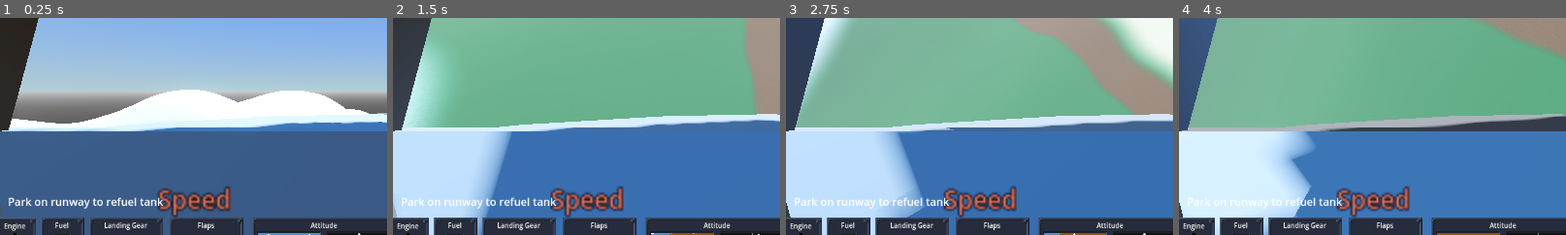
Above: before the commit, frames 1-4 (left to right).
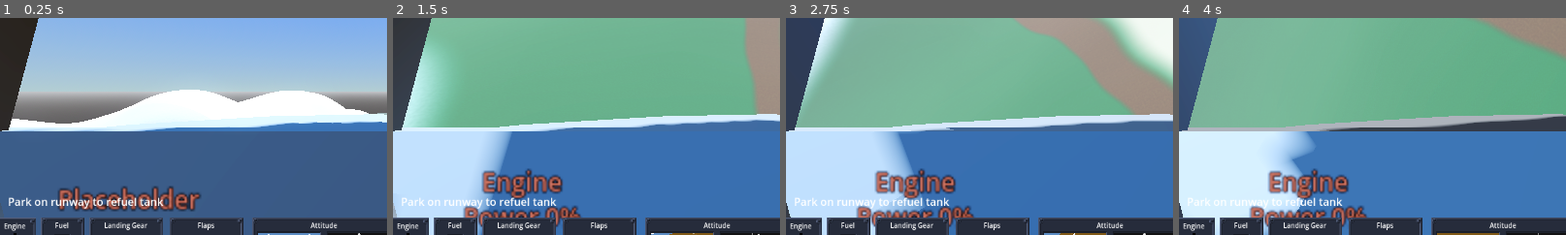
Above: after the commit, the same moments.

Repository: 100-Devs-1-Game/UndeadReckoning
Game: Godot game, scene res://Main.tscn
Same seed, same stepped clock (60 frames per second), same inputs: the game is played once before the commit and once after it. Sound files missing from this copy of the repository are replaced by a short silence.
Inputs:
- Up to frame 1 (0.25 s): no input
- Up to frame 2 (1.5 s): tap Enter at 0.5 s; hold D 0.53-1.28 s; tap Z at 0.6 s; tap Space at 0.77, 1.07 s; hold S from 1.28 s (still down); tap P at 1.35 s
- Up to frame 3 (2.75 s): tap Space at 1.52, 1.82 s; release S at 2.03 s; hold D from 2.03 s (still down); tap O at 2.1 s
- Up to frame 4 (4 s): release D at 2.78 s; hold W 2.78-3.53 s; tap F at 2.85 s; tap Space at 3.02, 3.32, 3.77 s; hold A from 3.53 s (still down); tap V at 3.6 s
The pictures show only the part of the screen within x 2-52%, y 33-83%; the shares and areas given below are measured in that part.

The runs differ from the first frame. In frame 1, 3.4% of the frame differs, in the area x 15-60%, y 77-92%; in frame 2, 4.4%, in the area x 18-60%, y 69-97%; in frame 3, 4.4%; in frame 4, 4.4%.

Commit message:
Custom intruments update

Diff:
--- a/src/plane/instrument.gd
+++ b/src/plane/instrument.gd
@@ -3,9 +3,17 @@
 
 @export var cockpit: Cockpit
 @export var connect_to_module: String
+@export var display_value: String
+@export var value_factor: float= 1.0
+@export_multiline var display_format:String
+
+
+@onready var label: Label3D = $Label3D
+
 
 
 func _ready() -> void:
+	assert(cockpit)
 	cockpit.aircraft.setup_finished.connect(connect_module)
 
 
@@ -23,4 +31,4 @@
 
 
 func _on_update_interface(values: Dictionary):
-	pass
+	label.text= display_format % ( values[display_value] * value_factor )
--- a/src/plane/placeholder_cockpit.tscn
+++ b/src/plane/placeholder_cockpit.tscn
@@ -26,6 +26,10 @@
 mesh = SubResource("BoxMesh_ovbsc")
 
 [node name="Placeholder Instrument" parent="Panel" node_paths=PackedStringArray("cockpit") instance=ExtResource("2_02xg3")]
-transform = Transform3D(1, 0, 0, 0, 1, 0, 0, 0, 1, -0.433065, 0.335659, 0.0488384)
+transform = Transform3D(1, 0, 0, 0, 1, 0, 0, 0, 1, -0.592672, 0.335659, 0.0488384)
 cockpit = NodePath("../..")
 connect_to_module = "engine"
+display_value = "engine_power"
+value_factor = 100.0
+display_format = "Engine
+Power %d%%"
--- a/src/plane/placeholder_instrument.tscn
+++ b/src/plane/placeholder_instrument.tscn
@@ -7,6 +7,6 @@
 
 [node name="Label3D" type="Label3D" parent="."]
 modulate = Color(0.692956, 0.354732, 0.290801, 1)
-text = "Speed"
+text = "Placeholder"
 font_size = 12
 outline_size = 2
